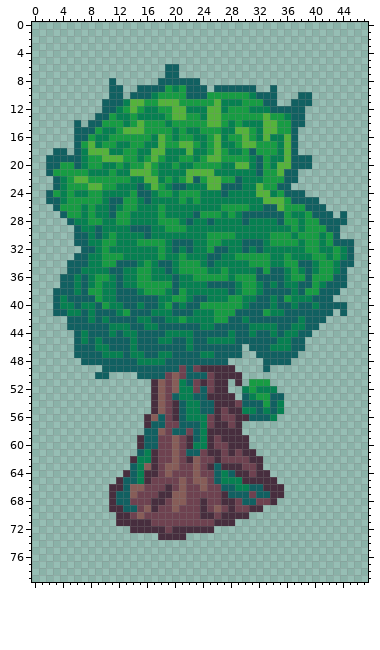
Two states of a sprite sheet, res/assets/tree_5.png. That is the earlier state.
The file is 48x80 pixels.
After the commit:
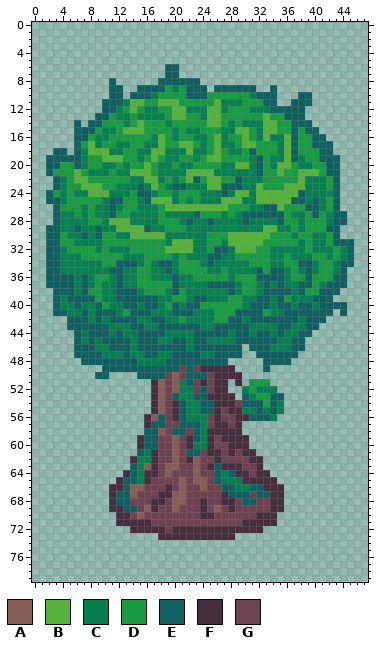
Palette (. is transparent): A #875d58  B #55b33b  C #068051  D #179c43  E #116061  F #472e3e  G #6e4250
Difference:
@@ x 0..47 @@
 12 ..........EECDBDCCDDBBCCCBBCDDDCCCEEEEE.........
-13 .........EEDCCDCCCCDBBDDCBBDDDDDDBDDCEE.........
-14 ......E.EEDDDCDBDDDCDDDDDBBDCDCCCBBDDEE.........
-15 ......EEEDCCDBBBDDDDCDCCDDDCCBBDCBBDDE..........
-16 ......EEDCCDDDDDDCBDCDDCCDBCDDBDCBCCBE..........
-17 ......EDBCDDCCDDCCBDDBBDCDBCCDBBDDDCBE..........
-18 ...EE.ECBBBCCDDCCBBCCCBCCDBDCCDEDDDCBE..........
-19 ..EEEEECDDBBBDDCDBDCCDDCDBBDDDDCEDCCBEEE........
-20 ..EEDDECDDCCDCDDBDCCDCCDDDDCCBBCEDCBBEEE........
-21 ..EDDDDDCCCDCCBBBDCCCCBBBBCCCCCCEDDBEE..........
-22 ...ECDBBDDDDDDCCBBCDCDBEDBBDDECCCDDDEE..........
-23 ...ECDDDBBDDCCCECBDCEECCCBBEEECCBDDEE...........
-24 ..EDCDCCDDCCCCDEECDDCDDDCCCECCCCBBCDEEE.........
-25 ..EECDDDDDCEEDDCECCCCDCDCCCCCCCCCBBBDEEEE.......
-26 ...EDDDCDCCECDDCCCDCCCCCCCCDDDDCCEEBDDDEEE......
-27 ....EDDCDCCEDDCCCCDCCCCEDDDCDCEEEEEEDCCDEEE.E...
-28 .....ECCDDCCDDCCCCDDDCECCECCCCECCCCEDDCDDEEEE...
-29 ......ECCECCCCEEECCDDDCCCCCCCCCCCCCCCDCDDDEE....
-30 ......EECECDCCCCECCCCCCCCDDDDCCCCCDDDCDDDCDE....
-31 ......EECCDDCCCDDDDCEEECCDDCCCEEECDDDDCDDCDEEE..
-32 .......EECDCCCCCCCDCECECCDEECCECECCCCCCDDCCDCE..
-33 ......EECCDDDCCCCCDCCDCCCEECCDDDDDCCDCCCDDCDCE..
-34 .....EEECCDDEEECDCEECDDDCECCCCCDDDCCDDEECDDCEE..
-35 .....EECCCCEECCDDCCECDDDDCCDCCCCEDEECDCECDDCE...
-36 ....EECECDDCECCDDCCCECCDDDDDCDDDEEEECDDEDDDEE...
-37 ....EECECDCCECCDDDDDECCCCEEEECDDCECECCEEDCEEE...
+13 .........EEDCCDCCCCDBBDDCBBDDDDDDBDDEEE.........
+14 ......E.EEDDDCDBDDDCDDDDDBBDCDCCCBBDDEEE........
+15 ......EEEDCCDBBBDDDDCDCCDDDCCBBDCBBDDEDEE.......
+16 ......EEDCCDDDDDDCBDCDDCCDBCDDBDCBCCBEDDEE......
+17 ......EDBCDDCCDDCCBDDBBDCDBCCDBBDDDCBEDDEEE.....
+18 ...EE.ECBBBCCDDCCBBCCCBCCDBDCCDEDDDCBEDDDEE.....
+19 ..EEEEECDDBBBDDCDBDCCDDCDBBDDDDCEDCCBECDDEEE....
+20 ..EEDDECDDCCDCDDBDCCDCCDDDDCCBBCEDCBBDCCDDEE....
+21 ..EDDDBDCCCDCCBBBDCCCCBBBBCCCCCCEDDBDDBBBDEE....
+22 ...ECDBBDDDDDDCCBBCDCDBEDBBDDECCCDDDDDBCCCDE....
+23 ...ECDDBBBDDCCCECBDCEECCCBBEEECCBDDDBBBCCCDE....
+24 ..EDCDCCBBBCCCDEECDDCDDDCCCECBBCBBBBBBECCCCE....
+25 ..EECDDDDDCEEDDCEBBBCDCDCCCBBBCCBBBBBEECECDE....
+26 ...EDDDCDCCECDDCCCDBBBBBBBBBDDDCCEEBDDDEECDE....
+27 ...ECCDCDCCEDDCCCCDCCCCEDDDCDCEEEEEEDCCDEDCEE...
+28 ...ECCCCDDCBBBCCCCDDDCECCECCCCECCCCEDDCDDDCEE...
+29 ..EECCECCECCBBBBECCDDDCCCCCCCCCCCBBCCDCDDDEE....
+30 ..EEDCCECEDDCCBBBBBCCCCCCDDDBBBBBBDDDCDDCCDE....
+31 ..EEDDCCCCDDDDDDDDDCBBBCCDDCBBBBBDDDDDCDCCDEEE..
+32 ..EECDDDDCDCCCDDDDDBBBBCCDEECBBBDDCCCCCDCCCDCE..
+33 ..EECCCDDDDDDCCCDDDDCDCCCEECCDDDDDCCDCCCDDCDCE..
+34 ..EECCCCCCDDEEECDCEECDDDCECCCCCDDDCCDDEECDDCEE..
+35 ..EECCCCCCCEECCDDCCECDDDDCCDCCCCEDEECDCECDDCE...
+36 ..EEEECECDDCECCDDCCCECCDDDDDCDDDEEEECDDEDDDEE...
+37 ..EEEECECDCCECCDDDDDECCCCEEEECDDCECECCEEDCEEE...
 38 ...EEECEDDCCEEECDDDCEDCCCCCCECDDCEEEECEDDEEE....
@@ x 20..37 @@
 67 AAGGGGGFEEEGEEFF..
-68 AAGGFGGFFGEEGGF...
-69 AGGGFGAGFGGFF.....
-70 GGGGFFGFFFF.......
-71 GGGGGGFFF.........
-72 FFFFFF............
-73 FF................
+68 AAGGFGGFFGEEGGFF..
+69 AGGGFGAGFGGGGGFF..
+70 GGGGFFGGGGGGFFF...
+71 GGGGGGGGGGFFFFF...
+72 FFFFFFFFFFFFF.....
+73 FFFFFFFFF.........
 74 ..................
Changed places in both pictures, as pixel boxes (x1, y1, x2, y2):
changed: (46, 113, 340, 288)
changed: (186, 498, 284, 540)
